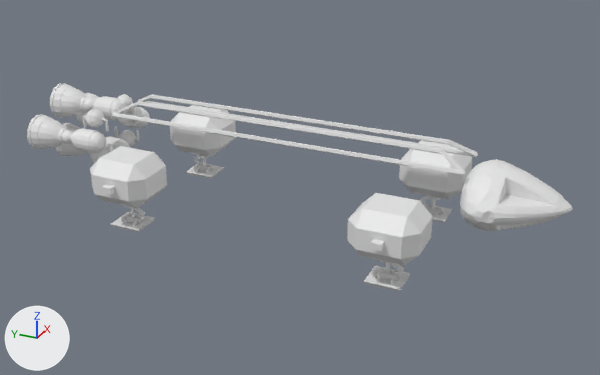
An edit to the Blender file ships/space-1999-eagle/eagle.blend, drawn before and after from the same camera.
Rendered twice from a 50 mm camera at (-11.81, -5.61, 5.43) aimed at (-0.02, -0.3, -0.47). Arrows for +X, +Y and +Z are at lower left; the lights stay in place. The same objects are shown in both versions, whatever each file hides.

The older version as bpy lines, for what is in view:
```python
me_capsule_lod4 = bpy.data.meshes.new('capsule.lod4')
me_capsule_lod4.from_pydata(...)  # 109 vertices, 108 faces; spans x 0.0..0.83, y -4.93..-3.3, z 0.0..0.52
me_nozzle_lod4 = bpy.data.meshes.new('nozzle.lod4')
me_nozzle_lod4.from_pydata(...)  # 466 vertices, 480 faces; spans x -0.324..0.324, y -0.324..0.324, z -0.683..0.765
me_pod_lod4 = bpy.data.meshes.new('pod.lod4')
me_pod_lod4.from_pydata(...)  # 40 vertices, 42 faces; spans x -0.515..0.629, y -0.553..0.558, z -0.388..0.399
ob_capsule_lod4 = bpy.data.objects.new('capsule.lod4', me_capsule_lod4)
ob_capsule_lod4.parent = ob_lod4
ob_capsule_lod4.location = (0.0, 0.19, 0.0)
_m = ob_capsule_lod4.modifiers.new('Mirror', 'MIRROR')
_m.use_axis = (True, False, True)
ob_nozzle_t_lod4 = bpy.data.objects.new('nozzle.T.lod4', me_nozzle_lod4)
ob_nozzle_t_lod4.parent = ob_nozzles_lod4
ob_nozzle_t_lod4.matrix_parent_inverse = Matrix(((1.0, 0.0, 0.0, 0.0), (0.0, 1.0, 0.0, -3.7), (0.0, 0.0, 1.0, 0.0), (0.0, 0.0, 0.0, 1.0)))
ob_nozzle_t_lod4.location = (0.0, 3.768, 0.404)
ob_nozzle_t_lod4.rotation_euler = (1.571, 0.0, 0.0)  # degrees (90, 0, 0)
ob_pod_rr_lod4 = bpy.data.objects.new('pod.RR.lod4', me_pod_lod4)
ob_pod_rr_lod4.parent = ob_pods_lod4
ob_pod_rr_lod4.location = (-1.234, 2.323, -0.26)
ob_pod_rr_lod4.scale = (-1.0, -1.0, 1.0)
# also in view: 'pod.RL.lod4' at (1.29, 2.32, -0.26); 'pod.FR.lod4' at (-1.29, -2.31, -0.26); 'truss.T.lod4' at (0.0, 0.0, 0.56); 'nozzle.R.lod4' at (-0.69, 3.92, 0.01); 'leg.RR.lod4' at (-1.24, 2.32, -0.86)
```
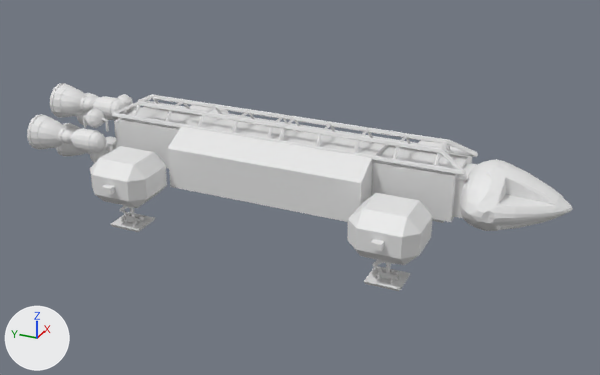
Boxes [x1, y1, x2, y2] around the edits, measured in the pictures (600 x 375 px):
'transportPod', added: after [167, 115, 389, 222]
'aftCorridor', added: after [372, 146, 477, 222]
'foreCorridor', added: after [114, 107, 200, 169]
'crossBeams', added: after [134, 96, 450, 166]
'pod.FL.lod4', unchanged, covered by the edit: before [399, 140, 472, 199]; after [418, 140, 472, 163]
'pod.RL.lod4', unchanged, covered by the edit: before [170, 105, 236, 157]; after [189, 105, 229, 113]

Edits to the bpy script that builds the scene:
```text
Add me_cube:
    me_cube.from_pydata([(0.9, 1.73, -0.47), (0.9, -1.72, -0.47), (0.0, -1.72, -0.47), (0.0, 1.73, -0.47), (0.91, 1.73, 0.24), (0.91, -1.72, 0.24), (0.0, -1.72, 0.46), (0.0, 1.73, 0.46), (0.47, -1.72, 0.46), (0.47, 1.73, 0.46)], [], [(0, 1, 2, 3), (0, 4, 5, 1), (2, 6, 7, 3), (4, 9, 8, 5), (9, 7, 6, 8), (8, 2, 1), (5, 8, 1), (8, 6, 2), (9, 0, 3), (7, 9, 3), (4, 0, 9)])
Add me_cube_001:
    me_cube_001.from_pydata(...)  # 16 vertices, 13 faces; spans x 0.0..0.417, y 4.185..5.648, z -0.384..0.389
Add me_cube_002:
    me_cube_002.from_pydata(...)  # 16 vertices, 13 faces; spans x 0.0..0.417, y -0.739..0.723, z -0.384..0.389
Add me_plane:
    me_plane.from_pydata(...)  # 80 vertices, 60 faces; spans x -0.41..0.41, y -2.74..-0.08, z 0.45..0.7
Add ob_transportpod:
    ob_transportpod = bpy.data.objects.new('transportPod', me_cube)
    ob_transportpod.parent = ob_lod4
    ob_transportpod.location = (0.0, 0.0, 0.0)
    _m = ob_transportpod.modifiers.new('Mirror', 'MIRROR')
Add ob_forecorridor:
    ob_forecorridor = bpy.data.objects.new('foreCorridor', me_cube_001)
    ob_forecorridor.parent = ob_lod4
    ob_forecorridor.location = (0.0, -2.454, 0.0)
    _m = ob_forecorridor.modifiers.new('Mirror', 'MIRROR')
Add ob_aftcorridor:
    ob_aftcorridor = bpy.data.objects.new('aftCorridor', me_cube_002)
    ob_aftcorridor.parent = ob_lod4
    ob_aftcorridor.location = (0.0, -2.454, 0.0)
    _m = ob_aftcorridor.modifiers.new('Mirror', 'MIRROR')
Add ob_crossbeams:
    ob_crossbeams = bpy.data.objects.new('crossBeams', me_plane)
    ob_crossbeams.location = (0.0, 0.0, 0.0)
    _m = ob_crossbeams.modifiers.new('Mirror', 'MIRROR')
    _m.use_axis = (False, True, False)
```
